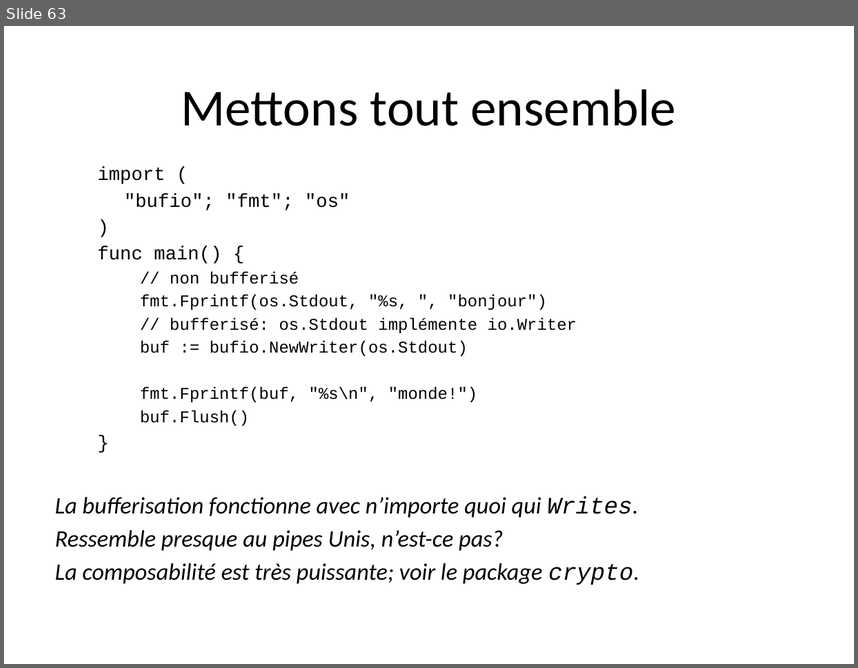
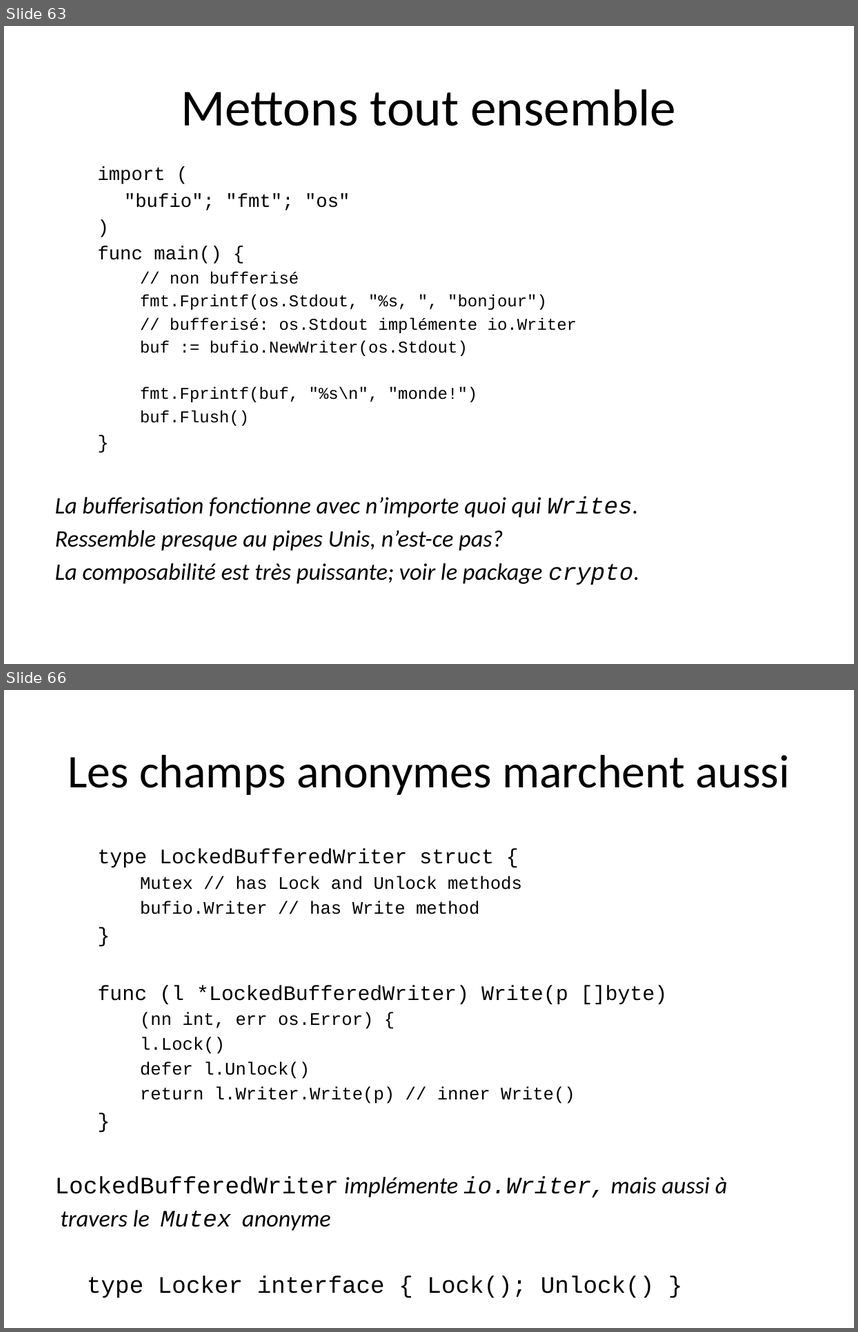
Before and after one commit to trash-anger/golang-france, a slide deck: Go-documentation/cours-general/Go-partie2.pptx. Shown one above the other, each under a label of ours: slide 63 before the commit, slides 63 and 66 after it; the slides between them are not shown. The pictures are 858x668 and 858x1332 pixels, drawn with LibreOffice and Linux fonts; fonts in the diff are those of the drawing; background and template pictures are left out. Boxes give left, top, right and bottom in pixels: in the first picture for what was removed or moved away, otherwise in the second. Text is boxed around its words. In the diff, an @@ line names an element or a change of style, - is before the commit and + after.

```diff
--- a/Go-documentation/cours-general/Go-partie2.pptx
+++ b/Go-documentation/cours-general/Go-partie2.pptx
@@ slide 66 added at (x1=4, y1=690, x2=854, y2=1328), background #FFFFFF @@
@@ title added at (x1=67, y1=755, x2=790, y2=795), 39.6 pt, text #000000 @@
+Les champs anonymes marchent aussi
@@ text added at (x1=55, y1=849, x2=728, y2=1230), 15 pt, text #000000 @@
+  type LockedBufferedWriter struct {
+    Mutex // has Lock and Unlock methods
+    bufio.Writer // has Write method
+  }
+  func (l *LockedBufferedWriter) Write(p []byte)
+    (nn int, err os.Error) {
+    l.Lock()
+    defer l.Unlock()
+    return l.Writer.Write(p) // inner Write()
+  }
+LockedBufferedWriter implémente io.Writer, mais aussi à
+travers le Mutex anonyme
+type Locker interface { Lock(); Unlock() }
```
Also in this commit, not shown: 22 other slides added, 1 slide removed, 1 other file.
